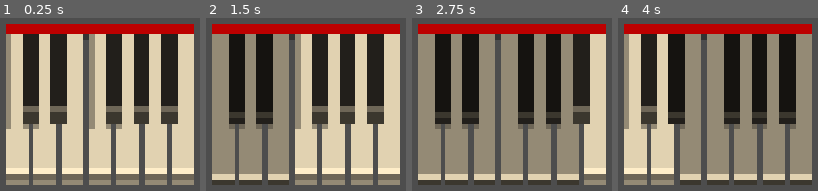
Above: before the commit, frames 1-4 (left to right).
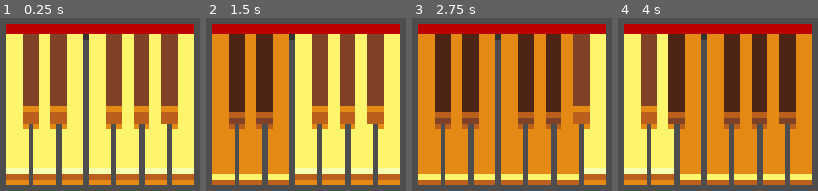
Above: after the commit, the same moments.

Repository: TobyD02/piano-roguelike
Game: Godot game, scene res://Scenes/Card/card.tscn
Two runs of this game, one before a commit and one after it. Both use one fixed random seed, a clock stepped at 60 frames per second and the inputs below. The project has no main scene, so this scene is started directly.
Inputs:
- Up to frame 1 (0.25 s): no input
- Up to frame 2 (1.5 s): no input
- Up to frame 3 (2.75 s): no input
- Up to frame 4 (4 s): no input

The runs differ from the first frame. In frame 1, 75% of the frame differs, in the area x 3-97%, y 9-97%; in frame 2, 75%; in frame 3, 75%; in frame 4, 75%.

Commit message:
fixed sprite atlas

Diff:
--- a/Scenes/Card/card.gd
+++ b/Scenes/Card/card.gd
@@ -15,7 +15,7 @@
 
 var notes: Dictionary
 
-var color: Note.NoteColorEnum = Note.NoteColorEnum.OLD
+var color: Note.NoteColorEnum = Note.NoteColorEnum.YELLOW
 
 func _ready():
 	note_c = get_node("NoteC")
@@ -60,19 +60,20 @@
 
 func _process(delta: float):
 	var notes_array = [
-	note_c,
-	note_c_sharp,
-	note_d,
-	note_d_sharp,
-	note_e,
-	note_f,
-	note_f_sharp,
-	note_g,
-	note_g_sharp,
-	note_a,
-	note_a_sharp,
-	note_b,
-]
+		note_c,
+		note_c_sharp,
+		note_d,
+		note_d_sharp,
+		note_e,
+		note_f,
+		note_f_sharp,
+		note_g,
+		note_g_sharp,
+		note_a,
+		note_a_sharp,
+		note_b,
+	]
+
 	tick += delta
 	if tick >= 0.25:
 		setup_note(notes_array[idx], notes[notes_array[idx]], color, not notes_array[idx].is_pressed)
Binary file changed: Assets/Pixel Piano 1.0/texture_atlas.png
Not shown, changed: .gitignore
